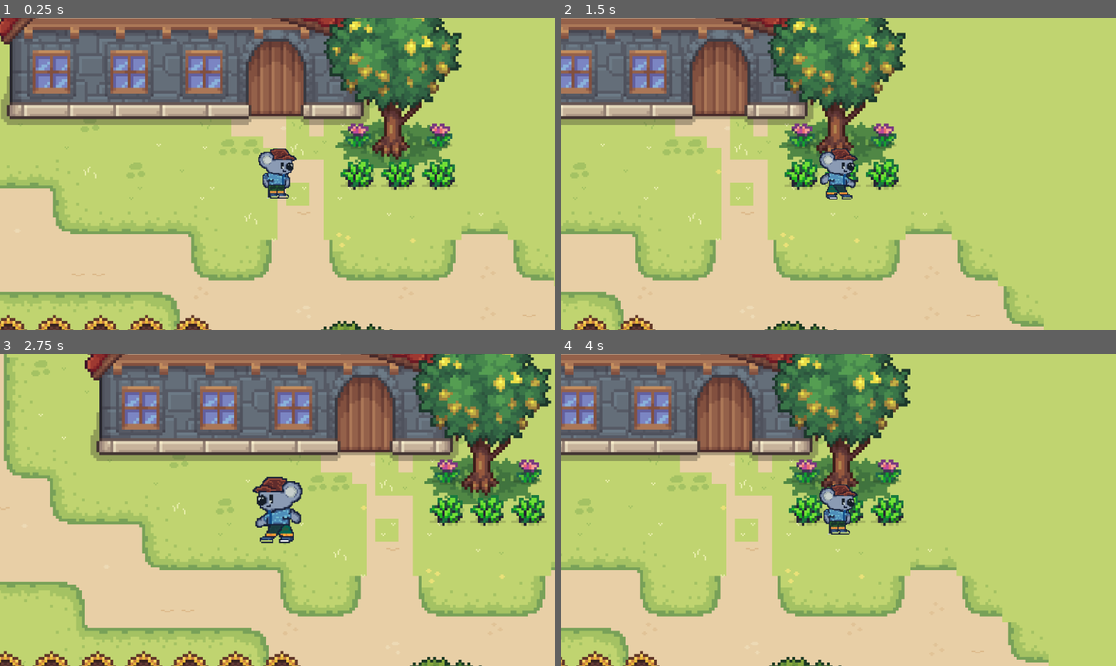
Above: before the commit, frames 1-4 (two rows, left to right).
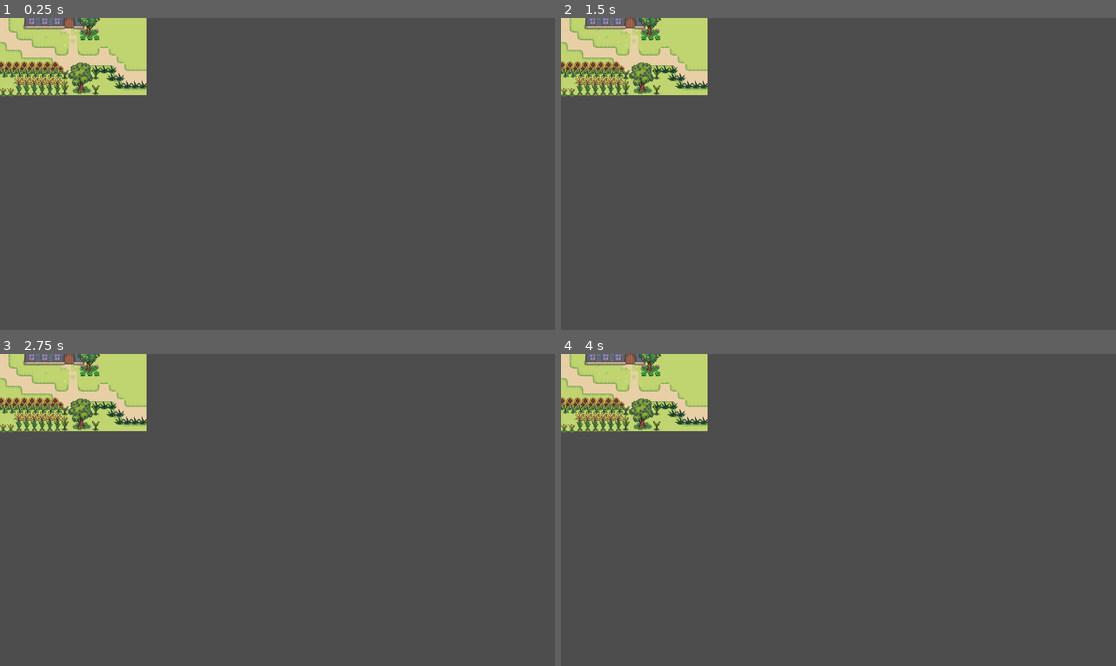
Above: after the commit, the same moments.

Repository: Tsukiyomiii-ux/Skoalars_GameDevCS
Game: Godot game, scene res://Assets/Scene/main_island.tscn
Same seed, same stepped clock (60 frames per second), same inputs: the game is played once before the commit and once after it.
Inputs:
- Up to frame 1 (0.25 s): no input
- Up to frame 2 (1.5 s): tap Enter (ui_accept) at 0.5, 0.77 s; hold Right (ui_right) from 0.53 s (still down)
- Up to frame 3 (2.75 s): tap Enter (ui_accept) at 1.52 s; release Right (ui_right) at 2.03 s; hold Left (ui_left) from 2.03 s (still down)
- Up to frame 4 (4 s): release Left (ui_left) at 2.78 s; hold Right (ui_right) from 2.78 s (still down); tap Enter (ui_accept) at 3.02, 3.77 s

The runs differ from the first frame. In frame 1, 97% of the frame differs, in the area x 0-100%, y 0-100%; in frame 2, 99%; in frame 3, 95%; in frame 4, 99%.

Commit message:
test_char_upload

Diff:
--- a/Assets/Scripts/skoalars.tscn
+++ b/Assets/Scripts/skoalars.tscn
@@ -1,72 +1,132 @@
 [gd_scene format=3 uid="uid://dpsjtepclb0h0"]
 
 [ext_resource type="Script" uid="uid://7r6c5ksuynfd" path="res://skoalars.gd" id="1_nje0b"]
-[ext_resource type="Texture2D" uid="uid://b543buvd7fpch" path="res://Assets/Sprite/front & back.png" id="2_j2fh8"]
-[ext_resource type="Texture2D" uid="uid://g8qb4tk05rjh" path="res://Assets/Sprite/266c2ad7-5b88-4f05-8d26-77390cbace86.png" id="3_mo137"]
-[ext_resource type="Texture2D" uid="uid://bvdd7a7bifx7v" path="res://Assets/Sprite/flip left & right.png" id="4_j2fh8"]
+[ext_resource type="Texture2D" path="res://Assets/Sprite/SKOALARS ASSETS (GUI) (8).png" id="2_iu7bt"]
+
+[sub_resource type="AtlasTexture" id="AtlasTexture_dag5b"]
+atlas = ExtResource("2_iu7bt")
+region = Rect2(0, 0, 512, 512)
+
+[sub_resource type="AtlasTexture" id="AtlasTexture_6ue4k"]
+atlas = ExtResource("2_iu7bt")
+region = Rect2(1536, 512, 512, 512)
+
+[sub_resource type="AtlasTexture" id="AtlasTexture_iu7bt"]
+atlas = ExtResource("2_iu7bt")
+region = Rect2(1024, 512, 512, 512)
+
+[sub_resource type="AtlasTexture" id="AtlasTexture_i18st"]
+atlas = ExtResource("2_iu7bt")
+region = Rect2(0, 512, 512, 512)
+
+[sub_resource type="AtlasTexture" id="AtlasTexture_nje0b"]
+atlas = ExtResource("2_iu7bt")
+region = Rect2(0, 0, 512, 512)
+
+[sub_resource type="AtlasTexture" id="AtlasTexture_j2fh8"]
+atlas = ExtResource("2_iu7bt")
+region = Rect2(512, 0, 512, 512)
+
+[sub_resource type="AtlasTexture" id="AtlasTexture_mo137"]
+atlas = ExtResource("2_iu7bt")
+region = Rect2(0, 1024, 512, 512)
 
 [sub_resource type="AtlasTexture" id="AtlasTexture_c7jsc"]
-atlas = ExtResource("2_j2fh8")
-region = Rect2(0, 0, 768, 1024)
+atlas = ExtResource("2_iu7bt")
+region = Rect2(512, 1024, 512, 512)
 
 [sub_resource type="AtlasTexture" id="AtlasTexture_jfeg3"]
-atlas = ExtResource("2_j2fh8")
-region = Rect2(768, 0, 768, 1024)
+atlas = ExtResource("2_iu7bt")
+region = Rect2(1536, 512, 512, 512)
 
 [sub_resource type="AtlasTexture" id="AtlasTexture_jbc36"]
-atlas = ExtResource("2_j2fh8")
-region = Rect2(1536, 0, 768, 1024)
+atlas = ExtResource("2_iu7bt")
+region = Rect2(1536, 1024, 512, 512)
 
 [sub_resource type="AtlasTexture" id="AtlasTexture_uf2gp"]
-atlas = ExtResource("2_j2fh8")
-region = Rect2(2304, 0, 768, 1024)
+atlas = ExtResource("2_iu7bt")
+region = Rect2(1024, 1024, 512, 512)
 
 [sub_resource type="AtlasTexture" id="AtlasTexture_1k38g"]
-atlas = ExtResource("3_mo137")
-region = Rect2(0, 0, 1581, 1581)
+atlas = ExtResource("2_iu7bt")
+region = Rect2(1024, 512, 512, 512)
 
 [sub_resource type="AtlasTexture" id="AtlasTexture_d0x8e"]
-atlas = ExtResource("3_mo137")
-region = Rect2(0, 1581, 1581, 1581)
+atlas = ExtResource("2_iu7bt")
+region = Rect2(1024, 0, 512, 512)
 
 [sub_resource type="AtlasTexture" id="AtlasTexture_bhoed"]
-atlas = ExtResource("3_mo137")
-region = Rect2(1581, 0, 1581, 1581)
-
-[sub_resource type="AtlasTexture" id="AtlasTexture_mo137"]
-atlas = ExtResource("4_j2fh8")
-region = Rect2(0, 0, 2048, 2048)
-
-[sub_resource type="AtlasTexture" id="AtlasTexture_dag5b"]
-atlas = ExtResource("4_j2fh8")
-region = Rect2(2048, 0, 2048, 2048)
-
-[sub_resource type="AtlasTexture" id="AtlasTexture_6ue4k"]
-atlas = ExtResource("4_j2fh8")
-region = Rect2(2048, 2048, 2048, 2048)
+atlas = ExtResource("2_iu7bt")
+region = Rect2(1536, 0, 512, 512)
 
 [sub_resource type="AtlasTexture" id="AtlasTexture_odprb"]
-atlas = ExtResource("2_j2fh8")
-region = Rect2(0, 1024, 768, 1024)
+atlas = ExtResource("2_iu7bt")
+region = Rect2(0, 512, 512, 512)
 
 [sub_resource type="AtlasTexture" id="AtlasTexture_e24c5"]
-atlas = ExtResource("2_j2fh8")
-region = Rect2(768, 1024, 768, 1024)
+atlas = ExtResource("2_iu7bt")
+region = Rect2(512, 512, 512, 512)
 
 [sub_resource type="AtlasTexture" id="AtlasTexture_25lqc"]
-atlas = ExtResource("2_j2fh8")
-region = Rect2(1536, 1024, 768, 1024)
+atlas = ExtResource("2_iu7bt")
+region = Rect2(0, 1536, 512, 512)
 
 [sub_resource type="AtlasTexture" id="AtlasTexture_e5qcg"]
-atlas = ExtResource("2_j2fh8")
-region = Rect2(2304, 1024, 768, 1024)
+atlas = ExtResource("2_iu7bt")
+region = Rect2(512, 1536, 512, 512)
 
 [sub_resource type="SpriteFrames" id="SpriteFrames_dag5b"]
 animations = [{
 "frames": [{
 "duration": 1.0,
+"texture": SubResource("AtlasTexture_dag5b")
+}],
+"loop": true,
+"name": &"idle_down",
+"speed": 5.0
+}, {
+"frames": [{
+"duration": 1.0,
+"texture": SubResource("AtlasTexture_6ue4k")
+}],
+"loop": true,
+"name": &"idle_left",
+"speed": 5.0
+}, {
+"frames": [{
+"duration": 1.0,
+"texture": SubResource("AtlasTexture_iu7bt")
+}],
+"loop": true,
+"name": &"idle_right",
+"speed": 5.0
+}, {
+"frames": [{
+"duration": 1.0,
+"texture": SubResource("AtlasTexture_i18st")
+}],
+"loop": true,
+"name": &"idle_up",
+"speed": 5.0
+}, {
+"frames": [{
+"duration": 1.0,
+"texture": SubResource("AtlasTexture_nje0b")
+}, {
+"duration": 1.0,
+"texture": SubResource("AtlasTexture_j2fh8")
+}, {
+"duration": 1.0,
+"texture": SubResource("AtlasTexture_mo137")
+}, {
+"duration": 1.0,
 "texture": SubResource("AtlasTexture_c7jsc")
+}],
+"loop": true,
+"name": &"walk_down",
+"speed": 5.0
 }, {
+"frames": [{
 "duration": 1.0,
 "texture": SubResource("AtlasTexture_jfeg3")
 }, {
@@ -77,31 +137,8 @@
 "texture": SubResource("AtlasTexture_uf2gp")
 }],
 "loop": true,
-"name": &"walk_down",
+"name": &"walk_left",
 "speed": 5.0
-}, {
-"frames": [{
-"duration": 1.0,
-"texture": SubResource("AtlasTexture_1k38g")
-}, {
-"duration": 1.0,
-"texture": SubResource("AtlasTexture_d0x8e")
-}, {
-"duration": 1.0,
-"texture": SubResource("AtlasTexture_bhoed")
-}, {
-"duration": 1.0,
-"texture": SubResource("AtlasTexture_mo137")
-}, {
-"duration": 1.0,
-"texture": SubResource("AtlasTexture_dag5b")
-}, {
-"duration": 1.0,
-"texture": SubResource("AtlasTexture_6ue4k")
-}],
-"loop": true,
-"name": &"walk_left",
-"speed": 6.0
 }, {
 "frames": [{
 "duration": 1.0,
@@ -115,7 +152,7 @@
 }],
 "loop": true,
 "name": &"walk_right",
-"speed": 6.0
+"speed": 5.0
 }, {
 "frames": [{
 "duration": 1.0,
@@ -143,9 +180,10 @@
 script = ExtResource("1_nje0b")
 
 [node name="AnimatedSprite2D" type="AnimatedSprite2D" parent="." unique_id=1165061691]
+position = Vector2(133.33333, 66.66668)
+scale = Vector2(3.37, 3.37)
 sprite_frames = SubResource("SpriteFrames_dag5b")
-animation = &"walk_right"
-autoplay = "walk_right"
+animation = &"walk_down"
 
 [node name="CollisionShape2D" type="CollisionShape2D" parent="." unique_id=1594692000]
 position = Vector2(-33.333305, 66.66673)
@@ -154,4 +192,4 @@
 shape = SubResource("RectangleShape2D_nje0b")
 
 [node name="Camera2D" type="Camera2D" parent="." unique_id=1361620101]
-zoom = Vector2(5.975, 5.975)
+zoom = Vector2(3.84, 3.84)
Not shown: 1 places in Assets/Scene/skoalars.tscn that only renumber resources
